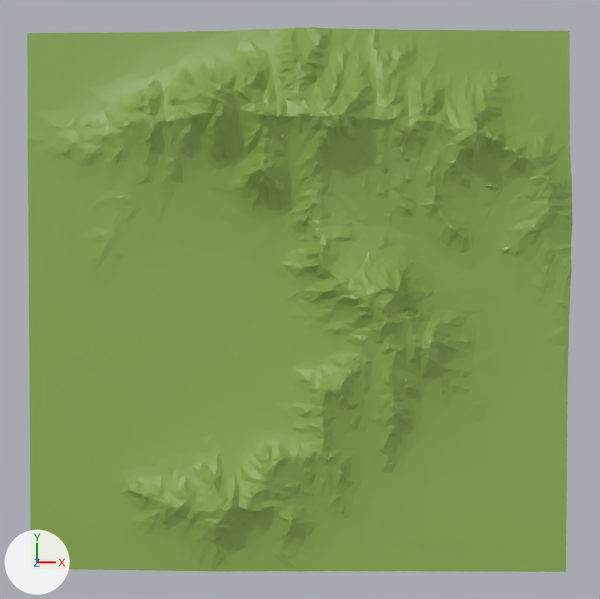
An edit to the Blender file b0-01-landscape.blend, drawn before and after from the same camera.
Both versions are drawn from a camera (50 mm lens) standing at (0.01, 0.02, 8.95) and looking at (-0.11, -0.15, 0.36). The axes (+X, +Y, +Z) are drawn at lower left. The lights are the same throughout.
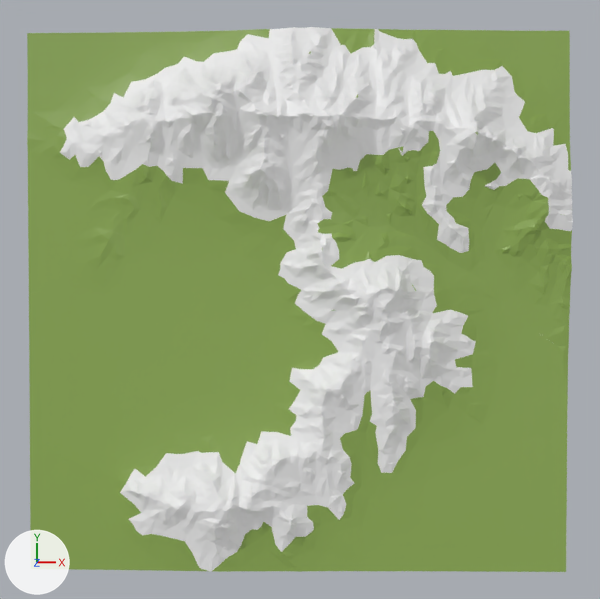
Boxes (x1, y1, x2, y2) around the edits, measured in the pictures (600 x 599 px):
part 1 of me_plane, recoloured (green to white)
    both: (60, 27, 573, 571)

What changed in the scene script:
```text
Add mat_mountain:
    mat_mountain = principled_material('Mountain')
    mat_mountain.base_color = (0.8, 0.8, 0.8)  # white #e7e7e7
Change me_plane:
    where me_plane.from_pydata(...)  # 3676 vertices, 6994 faces; spans x -0.608..0.549, y -0.616..0.541, z 0.0..0.288
    used by ob_plane; location = (0.0, 0.0, 0.0); scale = (5.0, 5.0, 2.5)
    me_plane part 1: 5481 of the faces centred in x -0.527..0.549, y -0.606..0.539, z 0.019..0.287 switch from mat_grass (green #84a24b) to mat_mountain (white #e7e7e7)
```
